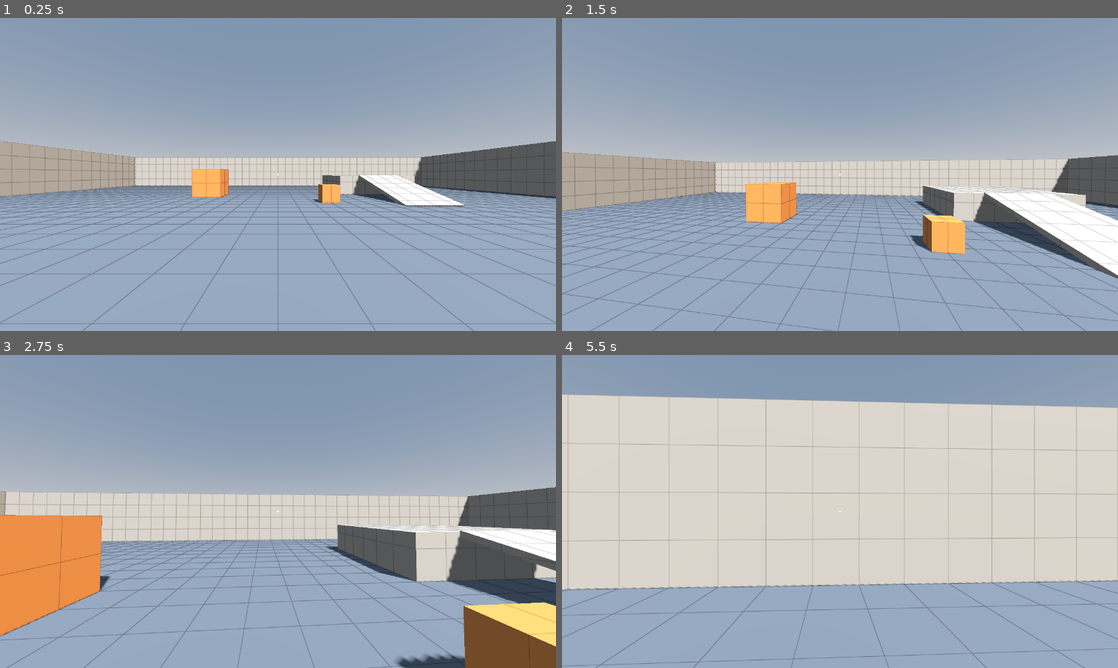
Above: before the commit, frames 1-4 (two rows, left to right).
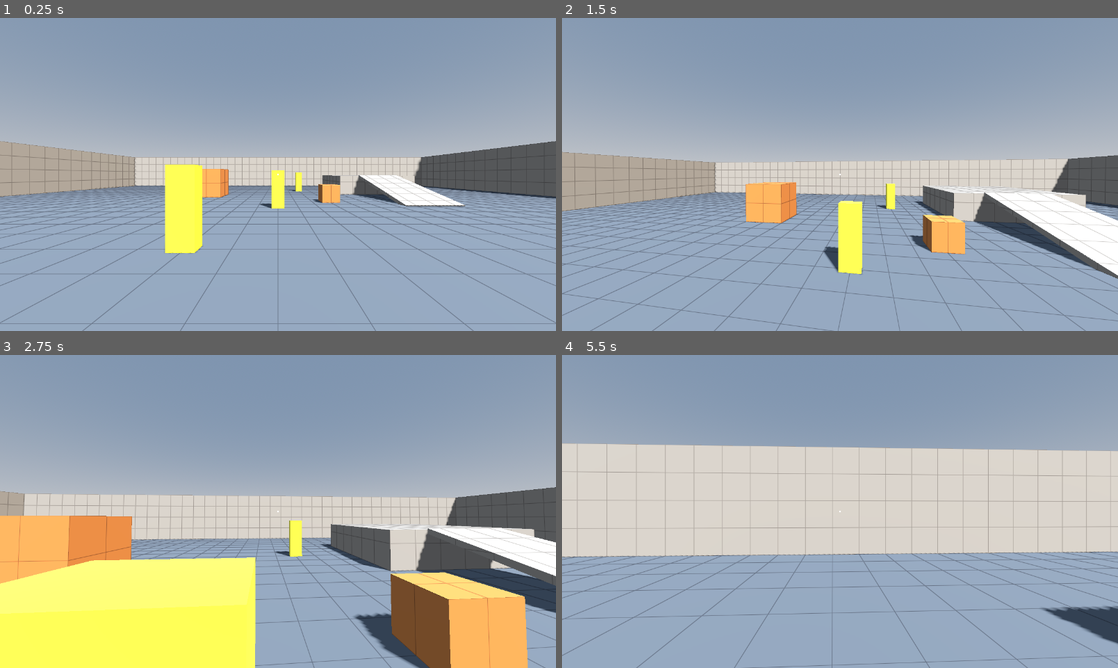
Above: after the commit, the same moments.

Repository: juanakajuan/zombie-survival-fps
Game: Godot game, scene res://levels/test_range.tscn
Two runs of this game, one before a commit and one after it. Both use one fixed random seed, a clock stepped at 60 frames per second and the inputs below.
Inputs (mouse positions are in pixels of both pictures, inside the frame that each line leads up to):
- Up to frame 1 (0.25 s): no input
- Up to frame 2 (1.5 s): tap Enter at 0.5 s; move the mouse to (867, 174) at 0.52 s; press the mouse at (867, 174) at 0.53 s; hold W (move_forward) from 0.53 s (still down); tap Space (jump) at 0.77, 1.07 s; move the mouse to (812, 174) at 1.27 s; release the mouse at (812, 174) at 1.28 s; tap Shift (sprint) at 1.35 s
- Up to frame 3 (2.75 s): keep holding W (move_forward); tap Space (jump) at 1.52, 1.82 s; move the mouse to (289, 505) at 2.02 s; press the mouse at (289, 505) at 2.03 s
- Up to frame 4 (5.5 s): keep holding W (move_forward); move the mouse to (834, 517) at 2.77 s; release the mouse at (834, 517) at 2.78 s; tap Shift (sprint) at 2.85, 4.35 s; click (834, 517) at 2.92 s; tap Space (jump) at 3.02, 3.32, 3.77, 4.07, 4.52, 4.82 s; move the mouse to (878, 514) at 3.52 s; press the mouse at (878, 514) at 3.53 s; tap R (reload) at 4.15 s; move the mouse to (795, 508) at 4.27 s; release the mouse at (795, 508) at 4.28 s; move the mouse to (845, 511) at 5.02 s; press the mouse at (845, 511) at 5.03 s

The runs differ from the first frame. In frame 1, 2.3% of the frame differs, in the area x 29-55%, y 46-76%; in frame 2, 1.3%; in frame 3, 33%, in the area x 0-100%, y 43-100%; in frame 4, 29%.

Commit message:
feat: add target dummies to the test range

Diff:
--- a/levels/test_range.tscn
+++ b/levels/test_range.tscn
@@ -2,6 +2,7 @@
 
 [ext_resource type="Shader" path="res://levels/greybox_grid.gdshader" id="1_grid"]
 [ext_resource type="PackedScene" path="res://player/player.tscn" id="2_player"]
+[ext_resource type="PackedScene" path="res://targets/target_dummy.tscn" id="3_dummy"]
 
 [sub_resource type="ProceduralSkyMaterial" id="sky_material"]
 
@@ -96,3 +97,12 @@
 
 [node name="Player" parent="." instance=ExtResource("2_player")]
 position = Vector3(0, 0, 6)
+
+[node name="TargetDummyNear" parent="." instance=ExtResource("3_dummy")]
+position = Vector3(-2, 0, 2)
+
+[node name="TargetDummyMid" parent="." instance=ExtResource("3_dummy")]
+position = Vector3(0, 0, -3)
+
+[node name="TargetDummyFar" parent="." instance=ExtResource("3_dummy")]
+position = Vector3(2, 0, -12)
--- /dev/null
+++ b/targets/target_dummy.gd
@@ -0,0 +1,41 @@
+class_name TargetDummy
+extends StaticBody3D
+## Static shooting target. It flashes when hurt, vanishes when killed, and comes back later.
+
+const FLASH_COLOR := Color(1.0, 0.15, 0.1)
+const FLASH_SECONDS := 0.1
+
+@export var base_color: Color = Color(0.85, 0.8, 0.2)
+@export_range(0.1, 30.0, 0.1, "suffix:s") var respawn_delay: float = 2.0
+
+var _material := StandardMaterial3D.new()
+
+@onready var _health: Health = $Health
+@onready var _mesh: MeshInstance3D = $MeshInstance3D
+@onready var _shape: CollisionShape3D = $CollisionShape3D
+
+
+func _ready() -> void:
+	_material.albedo_color = base_color
+	_mesh.material_override = _material
+	_health.damaged.connect(_on_damaged)
+	_health.died.connect(_on_died)
+
+
+func _on_damaged(_amount: float) -> void:
+	_material.albedo_color = FLASH_COLOR
+	await get_tree().create_timer(FLASH_SECONDS).timeout
+	_material.albedo_color = base_color
+
+
+func _on_died() -> void:
+	_set_active(false)
+	await get_tree().create_timer(respawn_delay).timeout
+	_health.reset()
+	_material.albedo_color = base_color
+	_set_active(true)
+
+
+func _set_active(active: bool) -> void:
+	visible = active
+	_shape.disabled = not active
--- /dev/null
+++ b/targets/target_dummy.tscn
@@ -0,0 +1,24 @@
+[gd_scene format=3]
+
+[ext_resource type="Script" path="res://targets/target_dummy.gd" id="1_dummy"]
+[ext_resource type="Script" path="res://health/health.gd" id="2_health"]
+
+[sub_resource type="BoxMesh" id="mesh"]
+size = Vector3(0.6, 1.8, 0.4)
+
+[sub_resource type="BoxShape3D" id="shape"]
+size = Vector3(0.6, 1.8, 0.4)
+
+[node name="TargetDummy" type="StaticBody3D"]
+script = ExtResource("1_dummy")
+
+[node name="MeshInstance3D" type="MeshInstance3D" parent="."]
+position = Vector3(0, 0.9, 0)
+mesh = SubResource("mesh")
+
+[node name="CollisionShape3D" type="CollisionShape3D" parent="."]
+position = Vector3(0, 0.9, 0)
+shape = SubResource("shape")
+
+[node name="Health" type="Node" parent="."]
+script = ExtResource("2_health")
--- /dev/null
+++ b/tests/targets/test_target_dummy.gd
@@ -0,0 +1,21 @@
+extends TestCase
+
+const DUMMY_SCENE: PackedScene = preload("res://targets/target_dummy.tscn")
+
+
+func test_killed_dummy_disappears_then_respawns_with_full_health() -> void:
+	var dummy := DUMMY_SCENE.instantiate() as TargetDummy
+	dummy.respawn_delay = 0.3
+	add_child(dummy)
+	var health := Health.find_on(dummy)
+	var shape := dummy.get_node("CollisionShape3D") as CollisionShape3D
+	await physics_frames(1)
+	health.damage(health.max_health)
+	assert_true(not dummy.visible, "hidden when dead")
+	assert_true(shape.disabled, "collision disabled when dead")
+	await physics_frames(roundi(0.15 * Engine.physics_ticks_per_second))
+	assert_true(not dummy.visible, "still hidden before the respawn delay")
+	await physics_frames(roundi(0.3 * Engine.physics_ticks_per_second))
+	assert_true(dummy.visible, "visible after respawn")
+	assert_true(not shape.disabled, "collision enabled after respawn")
+	assert_almost_eq(health.current, health.max_health, 0.001, "health restored")
Not shown, added: targets/target_dummy.gd.uid
Not shown, added: tests/targets/test_target_dummy.gd.uid
